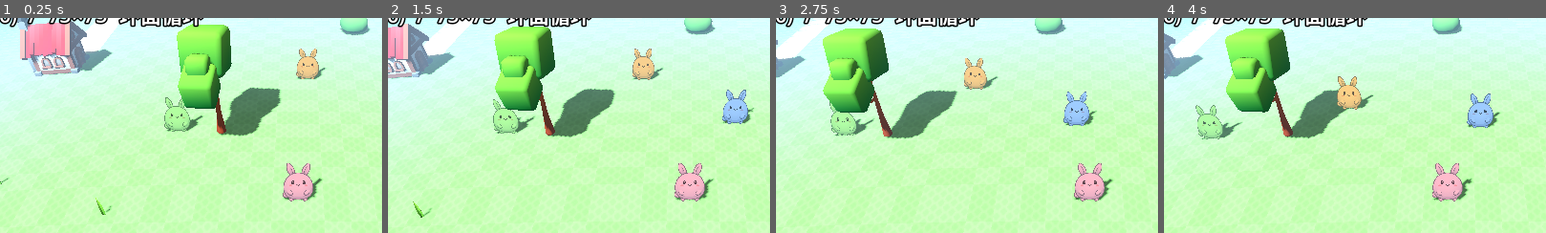
Above: before the commit, frames 1-4 (left to right).
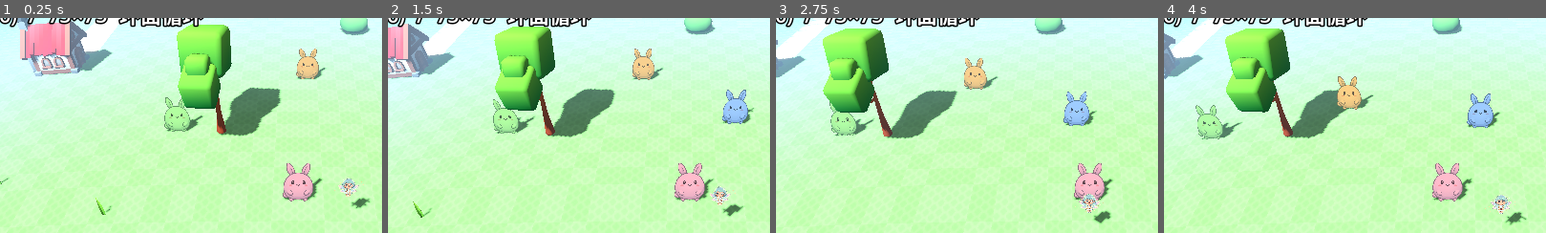
Above: after the commit, the same moments.

Repository: hoveychen/maliang
Game: Godot game, scene res://main.tscn
The game is run twice, just before and just after one commit, with the same random seed, the same clock (stepped at 60 frames per second) and the same inputs.
Inputs (mouse positions are % of the whole screen's width and height, from its top left):
- Up to frame 1 (0.25 s): no input
- Up to frame 2 (1.5 s): tap Enter (ui_accept) at 0.5, 0.77 s; move the mouse to (72, 45) at 0.52 s; hold Right (ui_right) 0.53-1.25 s; click (72, 45) at 0.67 s; drag from (30, 55) to (45, 70) at 1.27 s
- Up to frame 3 (2.75 s): move the mouse to (60, 28) at 2.02 s; hold Right (ui_right) from 2.03 s (still down)
- Up to frame 4 (4 s): release Right (ui_right) at 2.75 s; drag from (45, 70) to (20, 35) at 2.77 s; move the mouse to (80, 65) at 3.52 s; hold Left (ui_left) from 3.53 s (still down); tap Enter (ui_accept) at 3.77 s
The pictures show only the part of the screen within x 11-61%, y 7-57%; the shares and areas given below are measured in that part.

The runs differ from the first frame. In frame 1, 0.5% of the frame differs, in the area x 87-97%, y 74-89%; in frame 2, 0.5%; in frame 3, 0.5%; in frame 4, 0.5%, in the area x 84-95%, y 82-97%.

Commit message:
feat(fairy): 随从悬浮跟随——头部大小(FAIRY_HEIGHT 1.5)悬浮漂移跟在玩家旁(越远追越快/静止环绕/上下浮动),不占格不吃行为脚本,离线用 assets/fairy.png 本地小仙子;耳朵/情绪气泡按立绘顶端定位;视觉测试 3 断言全过

Diff:
--- a/scripts/world.gd
+++ b/scripts/world.gd
@@ -18,6 +18,8 @@
 const PLAYER_ID := "player"
 const PLAYER_SPAN := 2            ## 玩家占地（半格数），与 NPC 一致
 const APPROACH_ARRIVE := 2.6      ## 跑向 NPC 的到达半径：对象自身占格，走到旁边即算到（同送信）
+const FAIRY_HEIGHT := 1.5         ## 小仙子立绘世界高度（头部大小的随从，时之笛式）
+const FAIRY_HOVER := 2.4          ## 小仙子悬浮基准高度（米，脚底离地）
 
 var focus_logical := Vector2.ZERO   ## 相机在环面上聚焦的逻辑坐标（跟随玩家/交互对象）
 var focus_override := Vector2.INF   ## 测试脚本抢镜头用：非 INF 时聚焦固定到这里
@@ -55,6 +57,7 @@
 var emotion_bubble: Label3D
 var _recording := false
 var _executors: Array = []        ## 活跃的 BehaviorExecutor
+var _fairy_drift_t := 0.0         ## 小仙子漂移/浮动相位
 var _player_executor: BehaviorExecutor = null ## 玩家当前移动指令（新点击即替换）
 var _approach: Dictionary = {}    ## 正在跑向的目标 NPC 字典（到旁边后进近身视图）
 var _stopped: Dictionary = {}     ## 被叫停等玩家的 NPC 字典（退出交互恢复闲逛）
@@ -91,6 +94,7 @@
 	_setup_camera()
 	_setup_npcs()
 	_setup_player()
+	_setup_fairy_offline()
 	_setup_ear()
 	_setup_hud()
 	_setup_backend()
@@ -198,6 +202,32 @@
 	player = { "node": node, "logical": spawn, "id": PLAYER_ID, "span": PLAYER_SPAN }
 	OccupancyMap.char_register(PLAYER_ID, spawn, PLAYER_SPAN)
 
+## 离线模式的小仙子随从（在线时 _bootstrap 会清掉、换成服务端小神仙）。
+## 悬浮飞行：不登记占用图、不走寻路，由 _update_fairy 驱动跟随玩家。
+func _setup_fairy_offline() -> void:
+	var tex: Texture2D = load("res://assets/fairy.png")
+	var node := PaperCharacter.new()
+	add_child(node)
+	node.setup(tex, Color.WHITE, "小神仙")
+	node.pixel_size = FAIRY_HEIGHT / float(tex.get_height())
+	var spawn := WorldGrid.wrap_pos(player["logical"] + Vector2(3.0, 2.0))
+	npcs.append({ "node": node, "logical": spawn, "id": "fairy_local", "is_fairy": true, "hover": FAIRY_HOVER })
+
+## 小仙子随从每帧驱动：悬浮漂移跟在玩家旁（玩家跑动时拖尾追赶，静止时缓慢环绕），
+## 轻微上下浮动。永远由这里驱动，不吃行为脚本（见 _run_behavior）。
+func _update_fairy(delta: float) -> void:
+	var fairy := _find_fairy()
+	if fairy.is_empty() or player.is_empty():
+		return
+	_fairy_drift_t += delta
+	var drift := Vector2(cos(_fairy_drift_t * 0.6), sin(_fairy_drift_t * 0.45)) * 1.8
+	var target := WorldGrid.wrap_pos(player["logical"] + Vector2(2.6, 1.8) + drift)
+	var d := WorldGrid.shortest_delta(fairy["logical"], target)
+	var speed := clampf(d.length() * 2.0, 1.2, 22.0) # 越远追得越快
+	var step := d.normalized() * minf(speed * delta, d.length())
+	fairy["logical"] = WorldGrid.wrap_pos(fairy["logical"] + step)
+	fairy["hover"] = FAIRY_HOVER + sin(_fairy_drift_t * 2.2) * 0.3
+
 ## 在 around 附近按环形扫描找可站立空位（不压物件/角色、不在水里）；找不到原样返回。
 func _find_free_spot(around: Vector2, span: int) -> Vector2:
 	for r in range(0, 9):
@@ -317,6 +347,7 @@
 	_drain_tts_stream()
 	_step_executors(delta)
 	_check_approach()
+	_update_fairy(delta)
 	if _recording:
 		_stream_recording(delta)
 	# 视角缓动（跟随 ↔ lock 的 pitch/dist 过渡）
@@ -361,7 +392,7 @@
 	var ty := float(TerrainMap.tile_height(WorldGrid.to_tile(n["logical"]))) * TerrainMap.STEP_HEIGHT
 	var ry := lerpf(float(n.get("ry", ty)), ty, minf(1.0, 12.0 * delta))
 	n["ry"] = ry
-	_place_on_bent_ground(node, Vector3(d.x, ry, d.y))
+	_place_on_bent_ground(node, Vector3(d.x, ry + float(n.get("hover", 0.0)), d.y))
 	node.rotation = Vector3(-lean, 0.0, 0.0)
 
 ## 把节点放到「弯曲后」的地表位置。与 world_bend.gdshader 同一公式：
@@ -373,9 +404,15 @@
 func _update_ear() -> void:
 	if selected != null and is_instance_valid(selected):
 		ear_icon.visible = true
-		ear_icon.global_position = selected.global_position + Vector3(0.0, 3.6, 0.0)
+		ear_icon.global_position = selected.global_position + Vector3(0.0, _char_top(selected) + 0.5, 0.0)
 	else:
 		ear_icon.visible = false
+
+## 角色立绘顶端相对节点原点（脚底）的高度——头顶挂饰（耳朵/气泡）按此定位，小仙子等小体型不悬空。
+func _char_top(npc: PaperCharacter) -> float:
+	if npc.texture == null:
+		return 3.2
+	return float(npc.texture.get_height()) * npc.pixel_size
 
 func _update_hud() -> void:
 	var t := WorldGrid.to_tile(player["logical"] if not player.is_empty() else focus_logical)
@@ -694,12 +731,15 @@
 	if not real:
 		color = Color(0.85, 0.8, 1.0) if c.get("isFairy", false) else Color(0.92, 0.92, 0.92)
 	npc.setup(tex, color, String(c.get("name", "")))
-	if real:
+	var is_fairy := bool(c.get("isFairy", false))
+	if is_fairy:
+		# 小仙子随从：头部大小（时之笛式），无论真图/占位都按 FAIRY_HEIGHT 归一
+		npc.pixel_size = FAIRY_HEIGHT / float(tex.get_height())
+	elif real:
 		# 生成图分辨率高，按高度归一化到约 6 单位，脚底对齐原点
 		var h := float(tex.get_height())
 		npc.pixel_size = 6.0 / h
 		npc.offset = Vector2(0.0, h / 2.0)
-	var is_fairy := bool(c.get("isFairy", false))
 	var logical := at_logical
 	if logical == Vector2.INF:
 		# 小世界：忽略后端旧坐标(原 1000×1000 的 tile 500)，统一放到村庄中心(chunk2 = world 中心)
@@ -715,8 +755,12 @@
 	var cid := String(c.get("id", ""))
 	if cid.is_empty():
 		cid = String(c.get("name", "")) # 后端无 id 时用名字兜底，保证角色层有主
-	npcs.append({ "node": npc, "logical": logical, "id": cid, "is_fairy": is_fairy })
-	OccupancyMap.char_register(cid, logical, 2)
+	var dict := { "node": npc, "logical": logical, "id": cid, "is_fairy": is_fairy }
+	if is_fairy:
+		dict["hover"] = FAIRY_HOVER # 悬浮随从：不登记占用（飞行不挡路），由 _update_fairy 驱动
+	else:
+		OccupancyMap.char_register(cid, logical, 2)
+	npcs.append(dict)
 	if not is_fairy:
 		_start_ambient_wander(npcs[npcs.size() - 1])
 
@@ -936,7 +980,7 @@
 
 func _update_emotion_bubble() -> void:
 	if emotion_bubble.visible and selected != null and is_instance_valid(selected):
-		emotion_bubble.global_position = selected.global_position + Vector3(0.0, 4.6, 0.0)
+		emotion_bubble.global_position = selected.global_position + Vector3(0.0, _char_top(selected) + 1.4, 0.0)
 	elif selected == null:
 		emotion_bubble.visible = false
 
@@ -945,6 +989,8 @@
 	var dict := _find_npc_dict(npc)
 	if dict.is_empty():
 		return
+	if dict.get("is_fairy", false):
+		return # 小仙子是随从：永远跟着玩家（_update_fairy），不吃移动类行为脚本
 	var ex := BehaviorExecutor.new()
 	ex.setup(dict, script, Callable(self, "_resolve_char_pos"), Callable(self, "_deliver_message"))
 	_executors.append(ex)
--- /dev/null
+++ b/test/test_visual_fairy.gd
@@ -0,0 +1,57 @@
+extends SceneTree
+## 小仙子随从的视觉+行为验证：离线世界里小仙子悬浮跟在玩家旁;
+## 玩家点地走远后小仙子追上来;悬浮高度有上下浮动。
+## 运行: MALIANG_API_BASE=http://127.0.0.1:1 godot --write-movie screenshots/fairy/f.png \
+##       --fixed-fps 10 --quit-after 90 --script res://test/test_visual_fairy.gd
+
+var scene: Node
+var frame := 0
+var fails := 0
+var hover_min := 99.0
+var hover_max := -99.0
+
+func _initialize() -> void:
+	scene = load("res://main.tscn").instantiate()
+	root.add_child(scene)
+	process_frame.connect(_tick)
+
+func _tick() -> void:
+	if scene == null:
+		return
+	frame += 1
+	var fairy: Dictionary = scene.call("_find_fairy")
+	if not fairy.is_empty():
+		var hov := float(fairy.get("hover", 0.0))
+		hover_min = minf(hover_min, hov)
+		hover_max = maxf(hover_max, hov)
+	match frame:
+		15:
+			_check_near("initial follow", 8.0)
+		20:
+			var player: Dictionary = scene.get("player")
+			var target := WorldGrid.wrap_pos((player["logical"] as Vector2) + Vector2(14.0, 10.0))
+			scene.call("_move_player_to", target, 0.0)
+		80:
+			_check_near("caught up after walk", 8.0)
+			_check("hover bobbing (min<max)", hover_max - hover_min > 0.2, true)
+			if fails == 0:
+				print("visual_fairy PASS")
+			else:
+				printerr("visual_fairy FAILED: %d" % fails)
+
+func _check_near(name: String, max_dist: float) -> void:
+	var fairy: Dictionary = scene.call("_find_fairy")
+	var player: Dictionary = scene.get("player")
+	if fairy.is_empty() or player.is_empty():
+		fails += 1
+		printerr("  FAIL %s: fairy or player missing" % name)
+		return
+	var dist := WorldGrid.shortest_delta(fairy["logical"], player["logical"]).length()
+	_check("%s (dist=%.2f)" % [name, dist], dist <= max_dist, true)
+
+func _check(name: String, got: Variant, want: Variant) -> void:
+	if got == want:
+		print("  ok %s" % name)
+		return
+	fails += 1
+	printerr("  FAIL %s: got %s want %s" % [name, str(got), str(want)])
